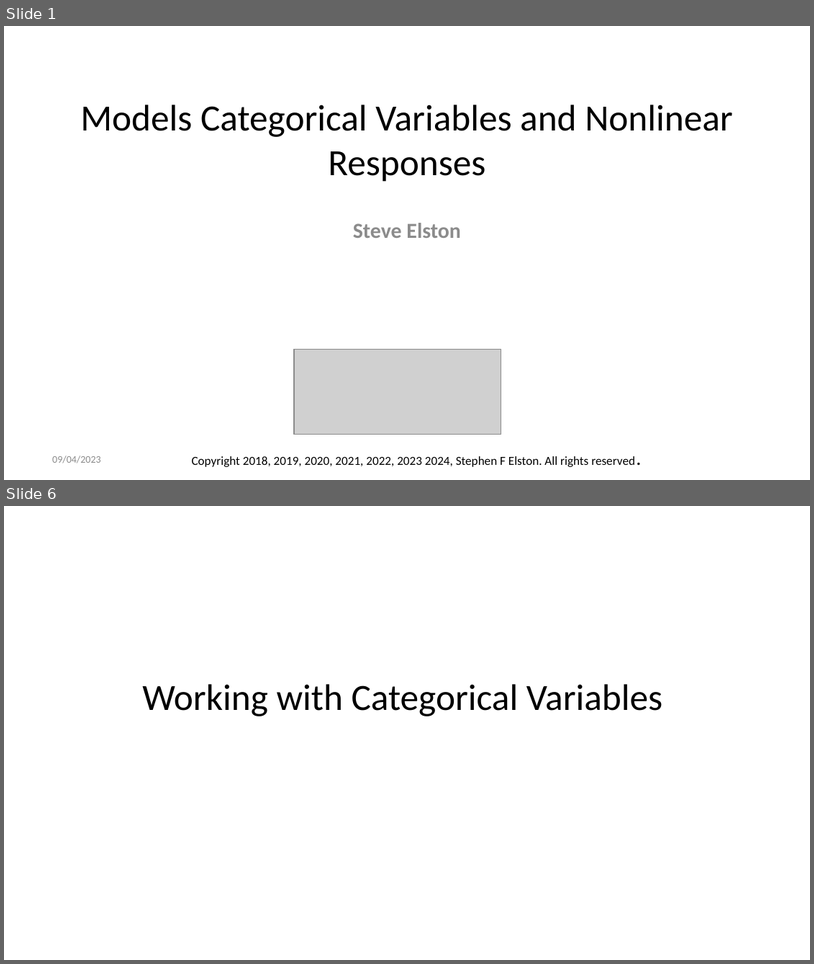
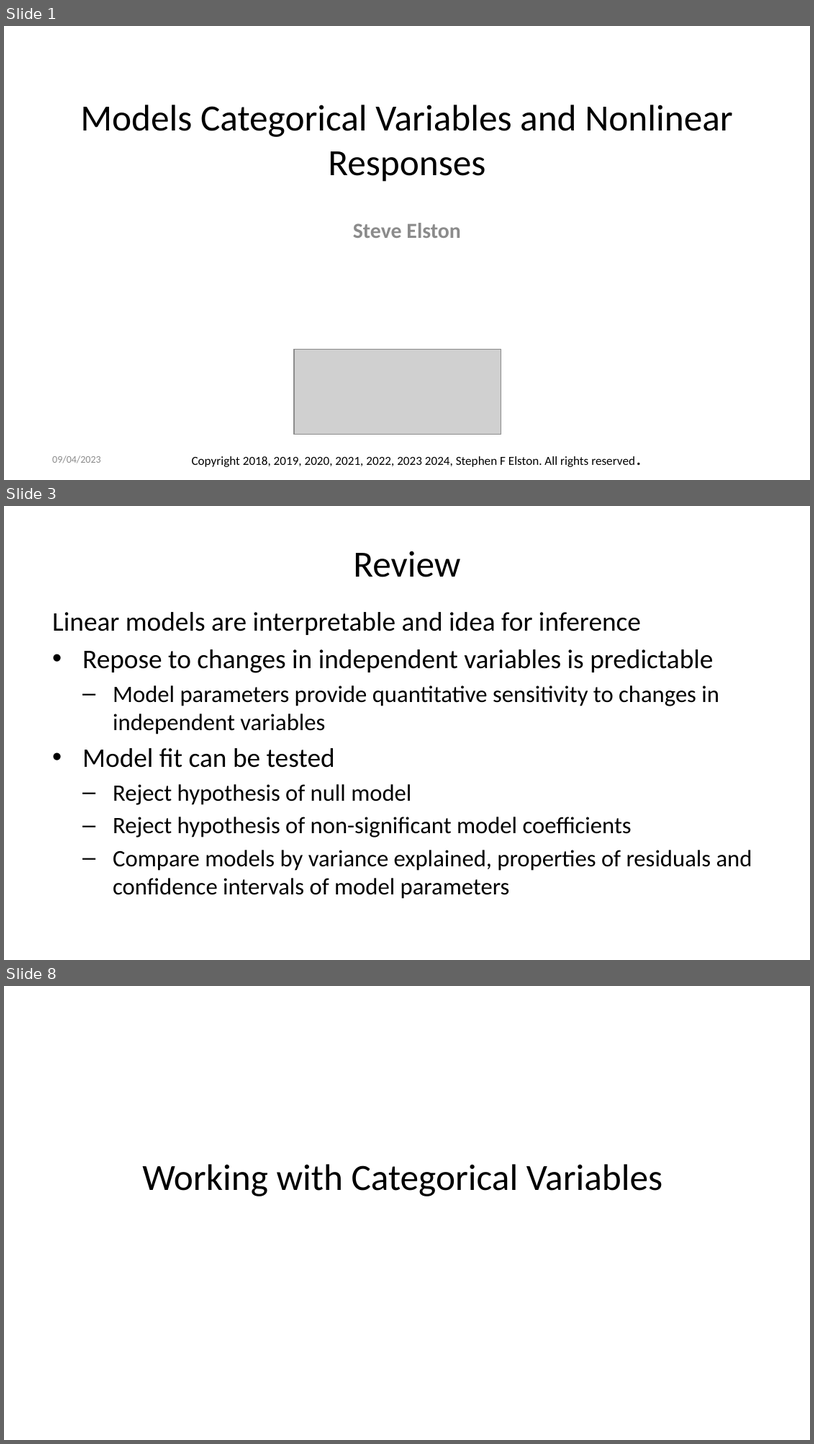
Before and after one commit to StephenElston/CSCI-E-83, a slide deck: LectureSlides/09_GeneralizingTheLinearModel.pptx. Shown one above the other, each under a label of ours: slides 1 and 6 before the commit, slides 1, 3 and 8 after it; the slides between them are not shown. The pictures are 814x964 and 814x1444 pixels, drawn with LibreOffice and Linux fonts; fonts in the diff are those of the drawing; grey boxes stand for pictures. Boxes give left, top, right and bottom in pixels: in the first picture for what was removed or moved away, otherwise in the second. Text is boxed around its words. In the diff, an @@ line names an element or a change of style, - is before the commit and + after.

```diff
--- a/LectureSlides/09_GeneralizingTheLinearModel.pptx
+++ b/LectureSlides/09_GeneralizingTheLinearModel.pptx
@@ slide 3 added at <box>4,506,810,960</box>, background #FFFFFF @@
@@ title added at <box>353,551,460,577</box>, 33 pt, text #000000 @@
+Review
@@ text added at <box>52,612,753,898</box>, 21 pt, text #000000 @@
+Linear models are interpretable and idea for inference
+• Repose to changes in independent variables is predictable
+  – Model parameters provide quantitative sensitivity to changes in independent variables
+• Model fit can be tested
+  – Reject hypothesis of null model
+  – Reject hypothesis of non-significant model coefficients
+  – Compare models by variance explained, properties of residuals and confidence intervals of model parameters
@@ what was slide 6 is now slide 8 @@
```
Also in this commit, not shown: 14 slides changed, 4 other slides added, 2 slides removed.
